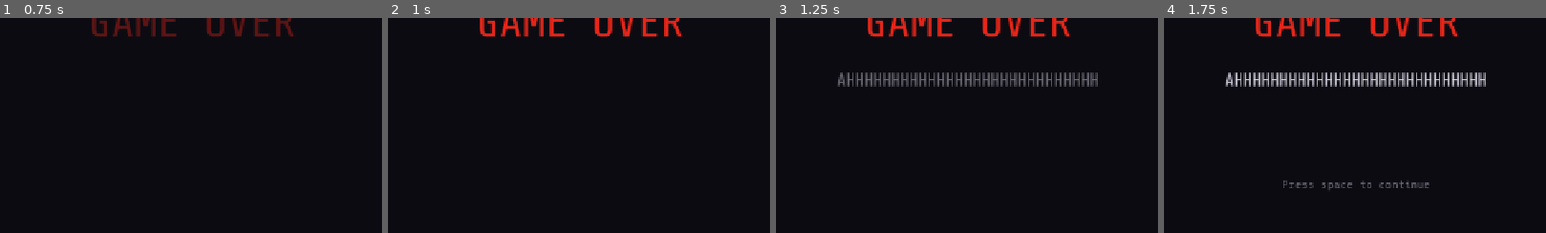
Above: before the commit, frames 1-4 (left to right).
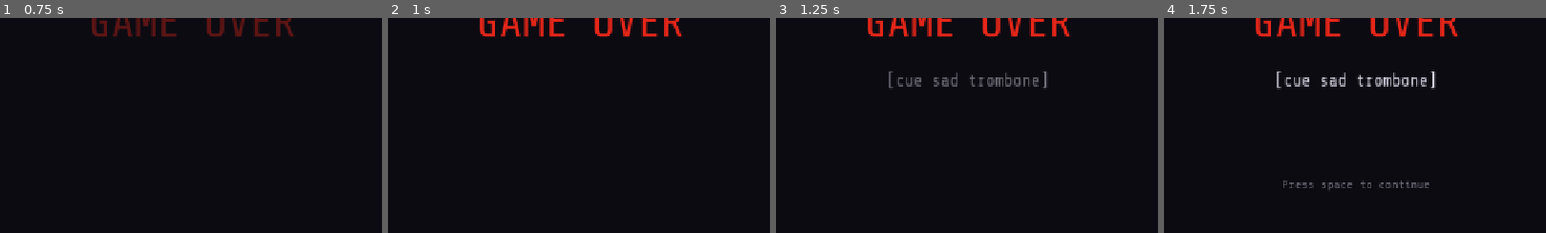
Above: after the commit, the same moments.

Repository: danngreen/fuzzy-world-2.0
Game: Godot game, scene res://scenes/ui/game_over_screen.tscn
Same seed, same stepped clock (60 frames per second), same inputs: the game is played once before the commit and once after it. This scene is started directly instead of the project's main scene.
Inputs:
- Up to frame 1 (0.75 s): hold Right (move_right) from 0.53 s (still down)
- Up to frame 2 (1 s): keep holding Right (move_right); tap Space (jump) at 0.77 s
- Up to frame 3 (1.25 s): keep holding Right (move_right)
- Up to frame 4 (1.75 s): keep holding Right (move_right); tap Space (jump) at 1.52 s
The pictures show only the part of the screen within x 25-75%, y 32-82%; the shares and areas given below are measured in that part.

Frames 1-2 are identical in both runs. In frame 3, 2.3% of the frame differs, in the area x 16-85%, y 24-33%; in frame 4, 2.8%, in the area x 16-85%, y 24-34%.

Commit message:
More game over comments

Diff:
--- a/scenes/ui/game_over_screen.gd
+++ b/scenes/ui/game_over_screen.gd
@@ -5,7 +5,7 @@
 	"Totally Bogus!!",
 	"AHHHHHHHHHHHHHHHHHHHHHHHHHHHH",
 	"Well, that didn't go as planned, did it?",
-	"[queue sad trombone]",
+	"[cue sad trombone]",
 	"Well what should we try next?",
 	"When's this game going to be over?!?!?",
 	"Plot Twist: you died",
@@ -24,8 +24,10 @@
 	"RIP in peace",
 	"YYYYYYYEEEEEEEAAAAAAAAHHH__-[x x]-__",
 	"WHY DID YOU EAT THAT CHEESE!!!!!",
-	"Tip: Enjoy extended game play by not dying!"
-]
+	"Tip: Enjoy extended game play by not dying!",
+	"You're not supposed to let the bad guys touch you",
+	"I forgot to tell you, don't touch-- never mind"
+	]
 
 var ready_for_input := false
 
